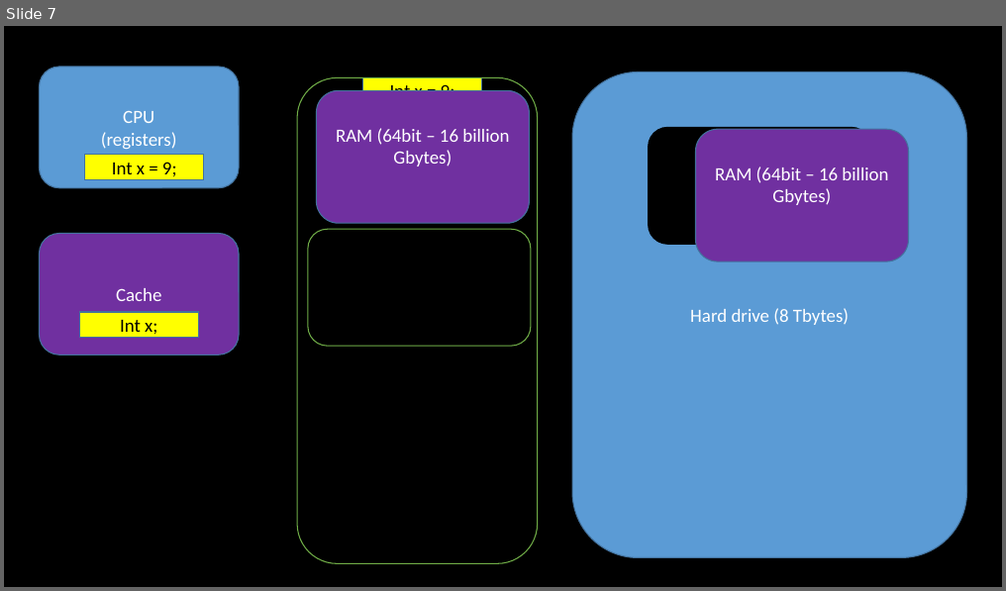
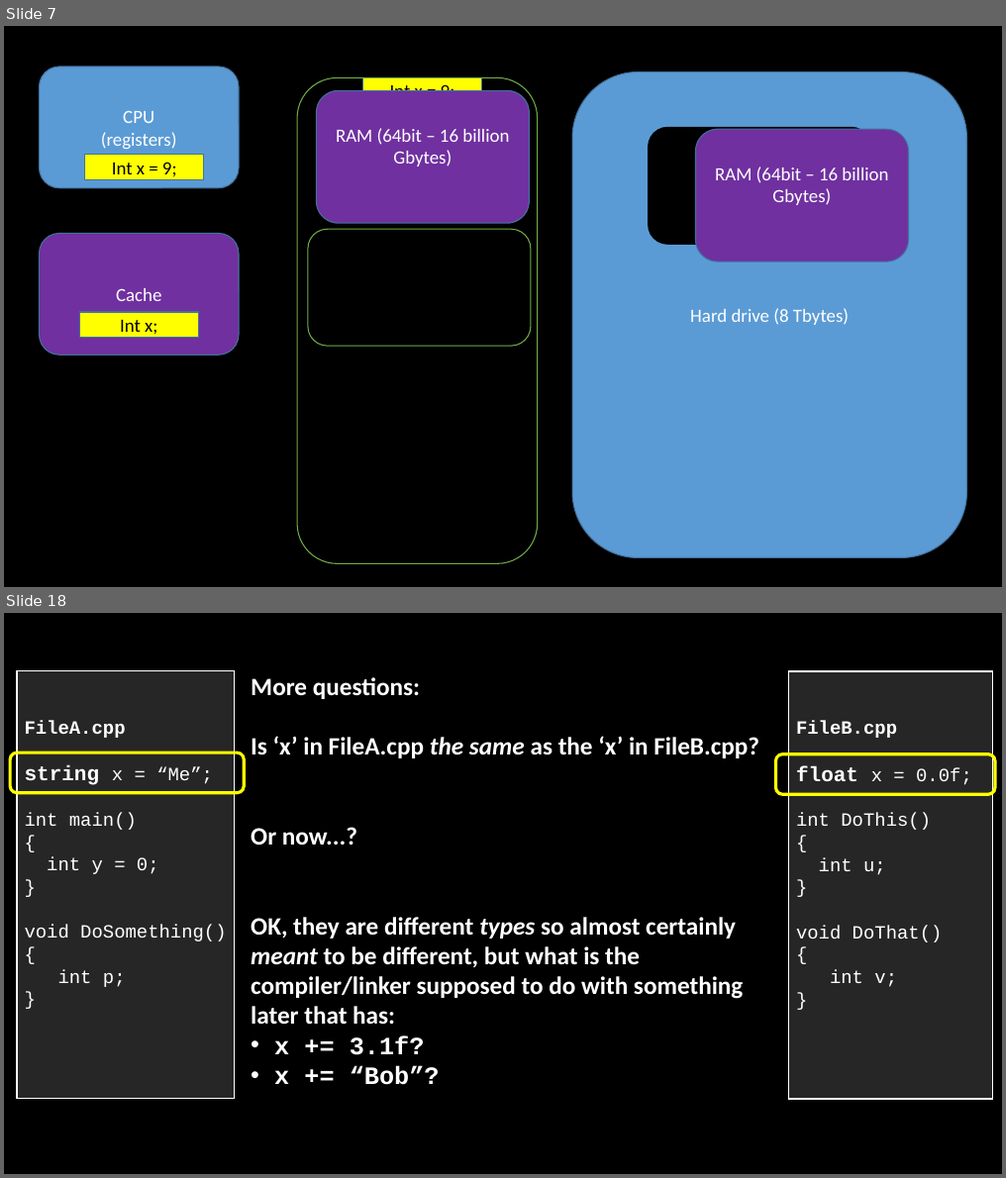
Before and after one commit to Valpz1130/1156_W2021, a slide deck: Day to Day/W05-6 (February 16+18)/W06_Functions_Methods_passing_returning.pptx. Shown one above the other, each under a label of ours: slide 7 before the commit, slides 7 and 18 after it; the slides between them are not shown. The pictures are 1006x591 and 1006x1178 pixels, drawn with LibreOffice and Linux fonts; fonts in the diff are those of the drawing. Boxes give left, top, right and bottom in pixels: in the first picture for what was removed or moved away, otherwise in the second. Text is boxed around its words. In the diff, an @@ line names an element or a change of style, - is before the commit and + after.

```diff
--- a/Day to Day/W05-6 (February 16+18)/W06_Functions_Methods_passing_returning.pptx
+++ b/Day to Day/W05-6 (February 16+18)/W06_Functions_Methods_passing_returning.pptx
@@ slide 18 added at (4, 613, 1002, 1174), background #000000 @@
@@ rectangle added at (17, 671, 234, 1099), fill #262626, outline #FFFFFF 1.5 pt, 18 pt, text #FFFFFF @@
+FileA.cpp
+string x = “Me”;
+int main()
+{
+int y = 0;
+}
+void DoSomething()
+{
+int p;
+}
@@ rectangle added at (788, 671, 992, 1099), fill #262626, outline #FFFFFF 1.5 pt, 18 pt, text #FFFFFF @@
+FileB.cpp
+float x = 0.0f;
+int DoThis()
+{
+int u;
+}
+void DoThat()
+{
+int v;
+}
@@ text added at (251, 677, 759, 1085), 24 pt, text #FFFFFF, bold @@
+More questions:
+Is ‘x’ in FileA.cpp the same as the ‘x’ in FileB.cpp?
+Or now...?
+OK, they are different types so almost certainly meant to be different, but what is the compiler/linker supposed to do with something later that has:
+• x += 3.1f?
+• x += “Bob”?
@@ rounded rectangle added at (10, 753, 244, 793), outline #FFFF00 3 pt @@
@@ rounded rectangle added at (776, 755, 995, 795), outline #FFFF00 3 pt @@
```
Also in this commit, not shown: 21 other slides added, 12 other files.
